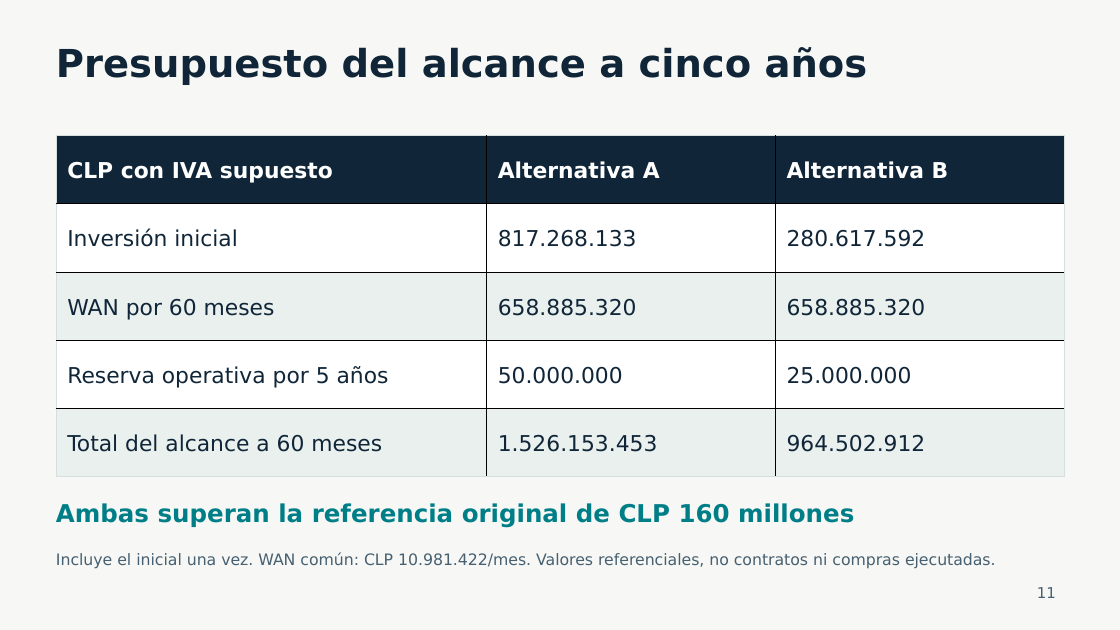
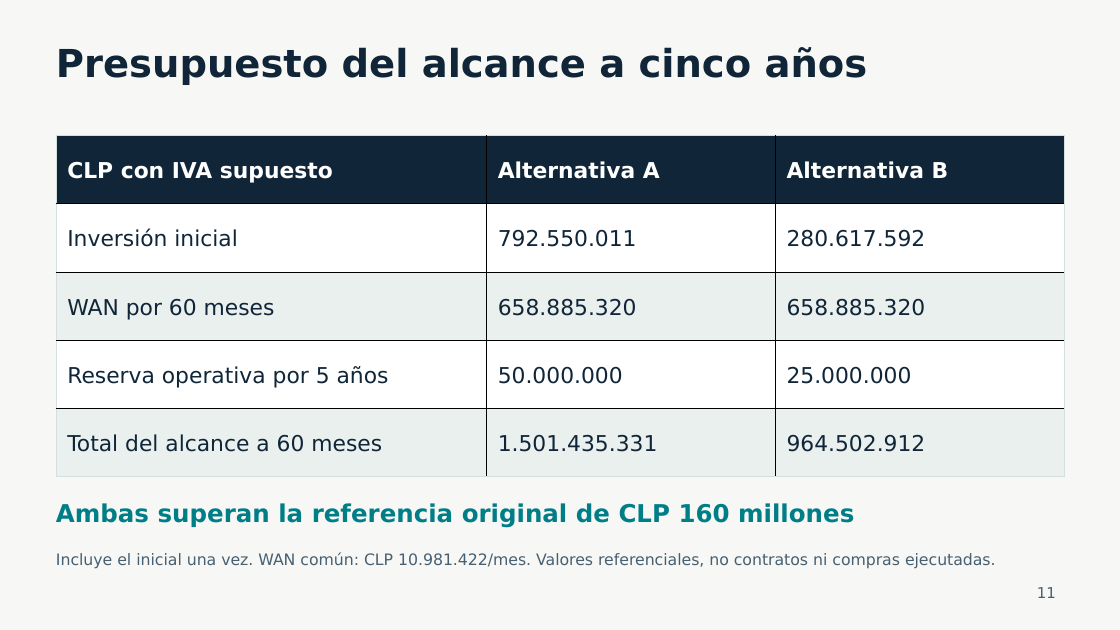
Before and after one commit to hu-herrera/financiera-pacifico-entrega-docente, a slide deck: slide 11 of Presentacion/Avance_Financiera_Pacifico_30_oct_2026.pptx. Drawn at 1120x630 pixels with LibreOffice and Linux fonts; fonts in the diff are those of the drawing. Boxes give left, top, right and bottom in pixels: in the first picture for what was removed or moved away, otherwise in the second. Text is boxed around its words. In the diff, an @@ line names an element or a change of style, - is before the commit and + after.

```diff
--- a/Presentacion/Avance_Financiera_Pacifico_30_oct_2026.pptx
+++ b/Presentacion/Avance_Financiera_Pacifico_30_oct_2026.pptx
@@ table at [56, 135, 1065, 476] @@
-row 2, column 2: 817.268.133
+row 2, column 2: 792.550.011
-row 5, column 2: 1.526.153.453
+row 5, column 2: 1.501.435.331
```
Also in this commit, not shown: 6 other slides changed, 19 other files.
